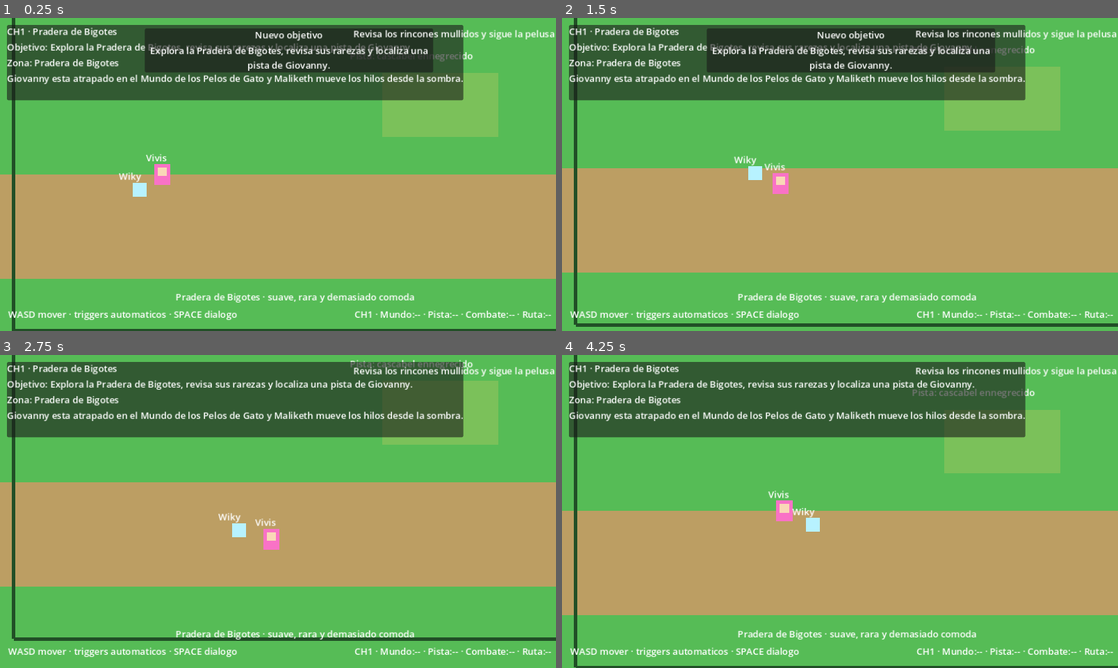
Above: before the commit, frames 1-4 (two rows, left to right).
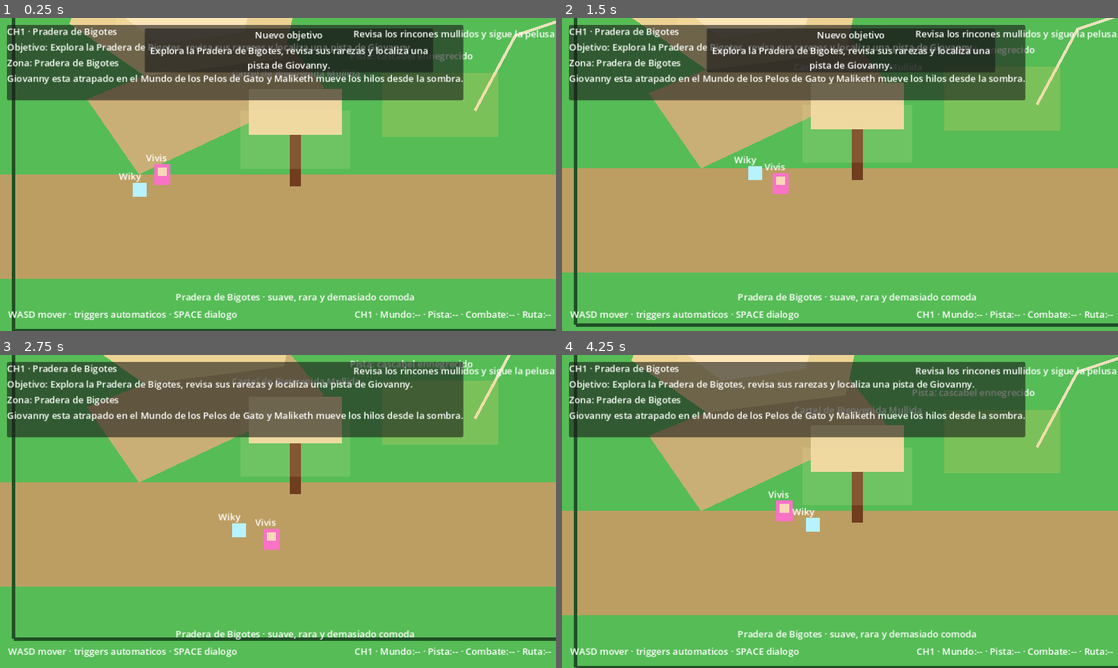
Above: after the commit, the same moments.

Repository: giovannyTorres/Sorpresa-Vivis
Game: Godot game, scene res://overworld/scenes/map_pradera_bigotes.tscn
The game is run twice, just before and just after one commit, with the same random seed, the same clock (stepped at 60 frames per second) and the same inputs. This scene is started directly instead of the project's main scene.
Inputs:
- Up to frame 1 (0.25 s): no input
- Up to frame 2 (1.5 s): tap Enter at 0.5 s; hold D (move_right) 0.53-1.28 s; hold Space (action_primary) 0.53-1.28 s; hold S (move_down) from 1.28 s (still down); tap Space (action_primary) at 1.35 s
- Up to frame 3 (2.75 s): release S (move_down) at 2.03 s; hold D (move_right) from 2.03 s (still down); hold Space (action_primary) from 2.03 s (still down)
- Up to frame 4 (4.25 s): release D (move_right) at 2.78 s; release Space (action_primary) at 2.78 s; hold W (move_up) 2.78-3.53 s; tap Space (action_primary) at 2.85 s; hold A (move_left) from 3.53 s (still down); hold Space (action_primary) from 3.53 s (still down)

The runs differ from the first frame. In frame 1, 12% of the frame differs, in the area x 12-100%, y 0-54%; in frame 2, 11%; in frame 3, 12%; in frame 4, 16%.

Commit message:
Densify Pradera layout with new points of interest

Diff:
--- a/godot_game/overworld/scenes/map_pradera_bigotes.tscn
+++ b/godot_game/overworld/scenes/map_pradera_bigotes.tscn
@@ -33,13 +33,57 @@
 color = Color(0.74, 0.62, 0.39, 1)
 polygon = PackedVector2Array(0, 760, 1920, 760, 1920, 940, 0, 940)
 
+[node name="NestPath" type="Polygon2D" parent="World"]
+color = Color(0.79, 0.69, 0.46, 1)
+polygon = PackedVector2Array(150, 630, 470, 500, 560, 610, 240, 760)
+
+[node name="PondWalk" type="Polygon2D" parent="World"]
+color = Color(0.81, 0.73, 0.52, 1)
+polygon = PackedVector2Array(1090, 690, 1400, 610, 1520, 690, 1170, 780)
+
 [node name="Pond" type="Polygon2D" parent="World"]
 color = Color(0.31, 0.56, 0.89, 1)
 polygon = PackedVector2Array(1280, 420, 1720, 420, 1765, 600, 1240, 620)
 
+[node name="PondGlow" type="Polygon2D" parent="World"]
+color = Color(0.75, 0.91, 1, 0.22)
+polygon = PackedVector2Array(1310, 445, 1690, 445, 1720, 580, 1285, 592)
+
 [node name="CombatShrine" type="Polygon2D" parent="World"]
 color = Color(0.55, 0.22, 0.48, 1)
 polygon = PackedVector2Array(1370, 700, 1600, 700, 1625, 820, 1340, 820)
+
+[node name="NapNest" type="Polygon2D" parent="World"]
+color = Color(0.93, 0.83, 0.58, 1)
+polygon = PackedVector2Array(170, 360, 410, 320, 520, 420, 490, 560, 250, 590, 120, 500)
+
+[node name="NapNestInner" type="Polygon2D" parent="World"]
+color = Color(0.99, 0.9, 0.72, 1)
+polygon = PackedVector2Array(225, 390, 380, 360, 445, 430, 420, 515, 275, 535, 190, 470)
+
+[node name="NapNestLabel" type="Label" parent="World"]
+offset_left = 140.0
+offset_top = 284.0
+offset_right = 476.0
+offset_bottom = 320.0
+horizontal_alignment = 1
+text = "Nido de Siestas"
+
+[node name="WelcomeSignPost" type="Polygon2D" parent="World"]
+color = Color(0.44, 0.24, 0.12, 1)
+polygon = PackedVector2Array(500, 676, 520, 676, 520, 780, 500, 780)
+
+[node name="WelcomeSignBoard" type="Polygon2D" parent="World"]
+color = Color(0.93, 0.84, 0.63, 1)
+polygon = PackedVector2Array(430, 612, 590, 612, 590, 692, 430, 692)
+
+[node name="WelcomeSignLabel" type="Label" parent="World"]
+offset_left = 356.0
+offset_top = 574.0
+offset_right = 666.0
+offset_bottom = 606.0
+horizontal_alignment = 1
+text = "Cartel de Bienvenida Mullida"
 
 [node name="ShrineLabel" type="Label" parent="World"]
 offset_left = 1350.0
@@ -54,6 +98,32 @@
 offset_right = 1670.0
 offset_bottom = 292.0
 text = "Remolino de pelos en el cielo... como un ojo vigilante"
+
+[node name="PondLabel" type="Label" parent="World"]
+offset_left = 1230.0
+offset_top = 374.0
+offset_right = 1740.0
+offset_bottom = 410.0
+horizontal_alignment = 1
+text = "Estanque de Reflejos"
+
+[node name="WhiskerArchLeft" type="Line2D" parent="World"]
+width = 5.0
+default_color = Color(0.93, 0.88, 0.74, 1)
+points = PackedVector2Array(820, 650, 890, 520, 980, 490)
+
+[node name="WhiskerArchRight" type="Line2D" parent="World"]
+width = 5.0
+default_color = Color(0.93, 0.88, 0.74, 1)
+points = PackedVector2Array(980, 490, 1070, 520, 1140, 650)
+
+[node name="WhiskerArchLabel" type="Label" parent="World"]
+offset_left = 790.0
+offset_top = 444.0
+offset_right = 1174.0
+offset_bottom = 476.0
+horizontal_alignment = 1
+text = "Arco de Bigotes"
 
 [node name="UmbralGate" type="Polygon2D" parent="World"]
 color = Color(0.14, 0.12, 0.18, 1)
@@ -146,6 +216,45 @@
 color = Color(0.61, 0.33, 0.77, 0.25)
 polygon = PackedVector2Array(-100, -55, 100, -55, 100, 55, -100, 55)
 
+[node name="WelcomeSignTrigger" type="Area2D" parent="."]
+position = Vector2(510, 700)
+script = ExtResource("7_story")
+trigger_flag = "ch1_world_context_seen"
+dialogue_id = "ch1_welcome_sign"
+
+[node name="CollisionShape2D" type="CollisionShape2D" parent="WelcomeSignTrigger"]
+shape = SubResource("RectangleShape2D_area")
+
+[node name="WelcomeSignPulse" type="Polygon2D" parent="WelcomeSignTrigger"]
+color = Color(0.98, 0.92, 0.66, 0.15)
+polygon = PackedVector2Array(-95, -50, 95, -50, 95, 50, -95, 50)
+
+[node name="NapNestTrigger" type="Area2D" parent="."]
+position = Vector2(310, 455)
+script = ExtResource("7_story")
+trigger_flag = "ch1_nap_nest_seen"
+dialogue_id = "ch1_nap_nest"
+
+[node name="CollisionShape2D" type="CollisionShape2D" parent="NapNestTrigger"]
+shape = SubResource("RectangleShape2D_area")
+
+[node name="NapNestPulse" type="Polygon2D" parent="NapNestTrigger"]
+color = Color(0.99, 0.9, 0.72, 0.16)
+polygon = PackedVector2Array(-110, -58, 110, -58, 110, 58, -110, 58)
+
+[node name="PondReflectionTrigger" type="Area2D" parent="."]
+position = Vector2(1440, 545)
+script = ExtResource("7_story")
+trigger_flag = "ch1_pond_reflection_seen"
+dialogue_id = "ch1_pond_reflection"
+
+[node name="CollisionShape2D" type="CollisionShape2D" parent="PondReflectionTrigger"]
+shape = SubResource("RectangleShape2D_area")
+
+[node name="PondReflectionPulse" type="Polygon2D" parent="PondReflectionTrigger"]
+color = Color(0.71, 0.92, 1, 0.16)
+polygon = PackedVector2Array(-110, -58, 110, -58, 110, 58, -110, 58)
+
 [node name="ChapterExit" type="Area2D" parent="."]
 position = Vector2(1788, 740)
 script = ExtResource("8_exit")
@@ -265,7 +374,7 @@
 offset_right = 948.0
 offset_bottom = 48.0
 horizontal_alignment = 2
-text = "Sigue el rastro de pelusa oscura"
+text = "Revisa la pradera y sigue el rastro de pelusa oscura"
 
 [node name="WelcomeTone" type="Label" parent="HUD"]
 offset_left = 160.0
